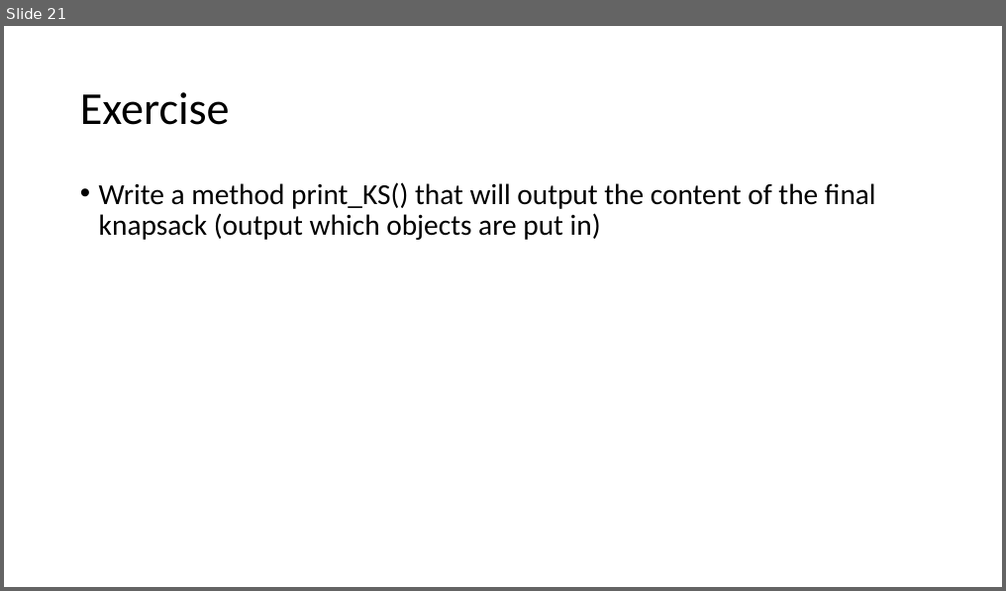
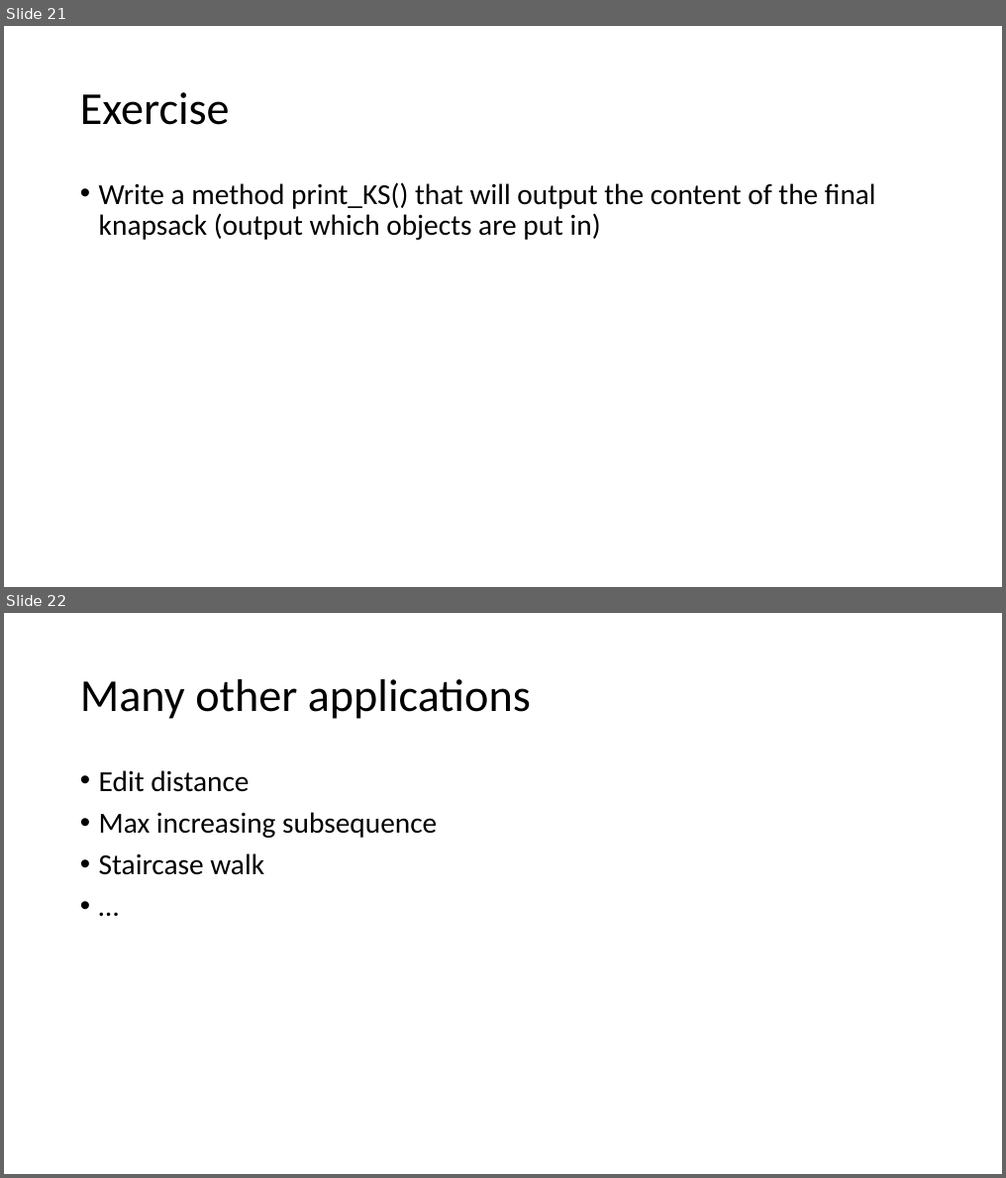
Before and after one commit to kwea123/cpp_data_algo, a slide deck: 11_DP.pptx. Shown one above the other, each under a label of ours: slide 21 before the commit, slides 21 and 22 after it. The pictures are 1006x591 and 1006x1178 pixels, drawn with LibreOffice and Linux fonts; fonts in the diff are those of the drawing. Boxes give left, top, right and bottom in pixels: in the first picture for what was removed or moved away, otherwise in the second. Text is boxed around its words. In the diff, an @@ line names an element or a change of style, - is before the commit and + after.

```diff
--- a/11_DP.pptx
+++ b/11_DP.pptx
@@ slide 22 added at (4, 613, 1002, 1174), background #FFFFFF @@
@@ title added at (80, 679, 531, 719), 44 pt, text #000000 @@
+Many other applications
@@ text added at (99, 770, 437, 875), 28 pt, text #000000 @@
+• Edit distance
+• Max increasing subsequence
+• Staircase walk
+• …
```
Also in this commit, not shown: 3 other slides added, 1 slide removed.
